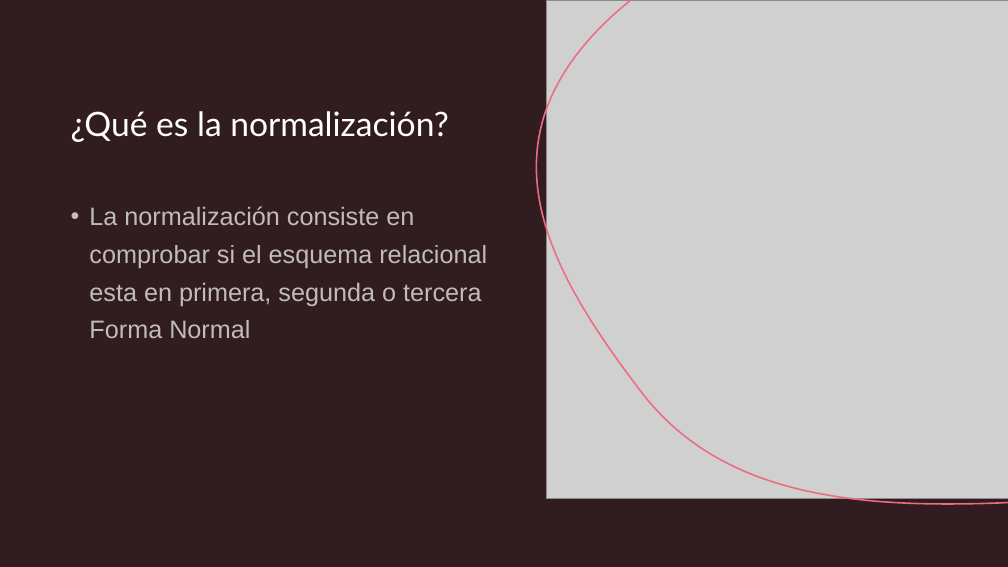
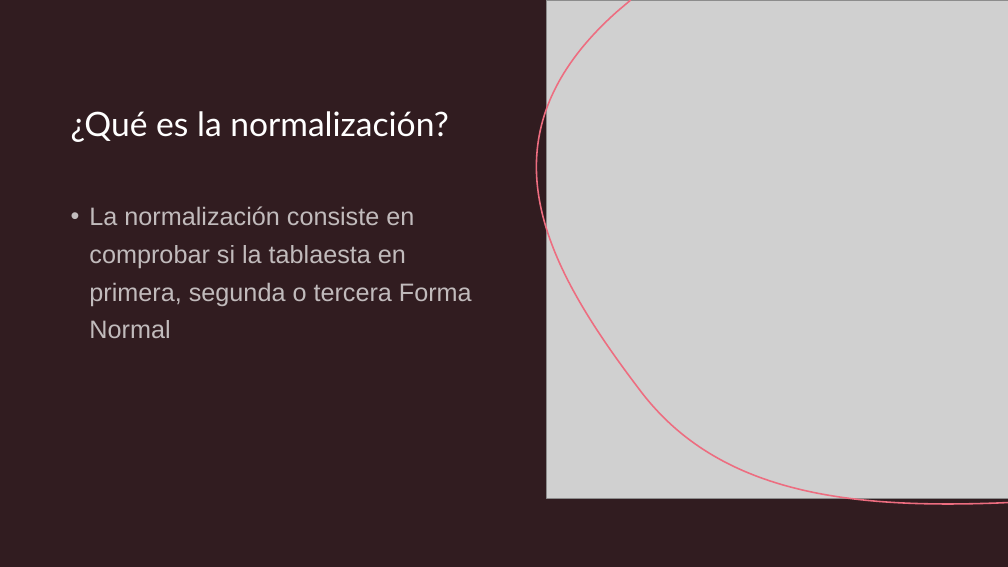
Before and after one commit to maraloeDev/Grado_SuperiorDAM, a slide deck: slide 3 of Bases de Datos/1º Evaluación/TEMA3/Ejercicios/Normalización/NORMALIZACIÓN Eduardo y Mario.pptx. Drawn at 1008x567 pixels with LibreOffice and Linux fonts; fonts in the diff are those of the drawing; grey boxes stand for pictures. Boxes give left, top, right and bottom in pixels: in the first picture for what was removed or moved away, otherwise in the second. Text is boxed around its words. In the diff, an @@ line names an element or a change of style, - is before the commit and + after.

```diff
--- a/Bases de Datos/1º Evaluación/TEMA3/Ejercicios/Normalización/NORMALIZACIÓN Eduardo y Mario.pptx
+++ b/Bases de Datos/1º Evaluación/TEMA3/Ejercicios/Normalización/NORMALIZACIÓN Eduardo y Mario.pptx
@@ text at (x1=89, y1=206, x2=472, y2=338): text changed @@
-• La normalización consiste en comprobar si el esquema relacional esta en primera, segunda o tercera Forma Normal
+• La normalización consiste en comprobar si la tablaesta en primera, segunda o tercera Forma Normal
```
Also in this commit, not shown: 8 other files.
